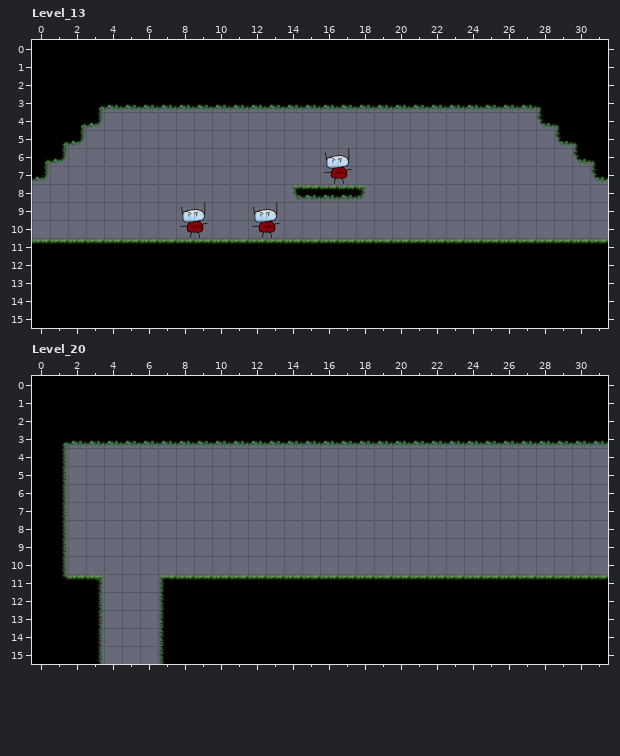
Two states of a LDtk project, assets/main.ldtk. Above is the file before it was changed.
Cells are 128x128 px. Shown: Level_13 x 0..31, y 0..15; Level_20 x 0..31, y 0..15. The commit also changed other parts of the map, which this record leaves out.
Once edited:
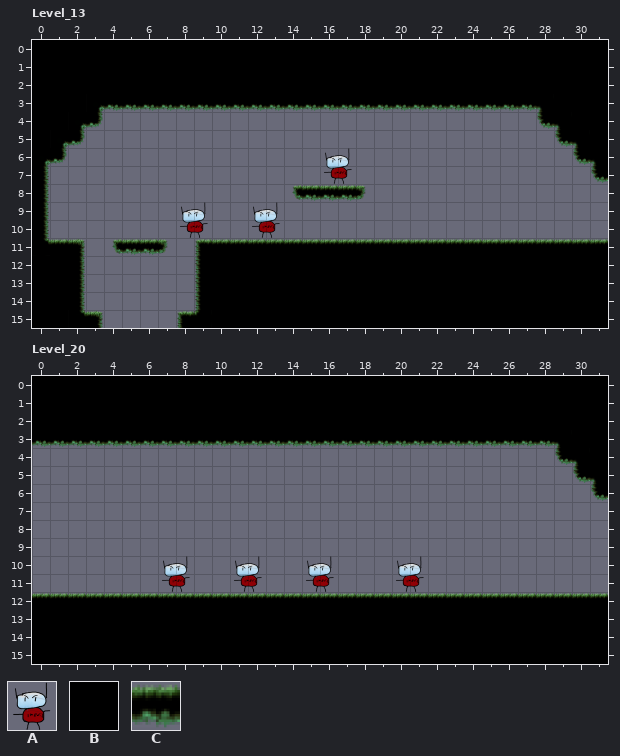
Key: from "Enemy": A 0; from "IntGrid": B 1 "Collision", C 3 "Platform".
_ is an empty cell, . an unchanged one.
Objects are placed by their top-left corner, in cells (3,4 is the top-left corner of cell 3,4); size is 1x1 cell unless given.
What changed:
--- layer "IntGrid", Level_13
@@ x 0..8 @@
- 8 _........
- 9 _........
-10 _........
-11 ...BBBBBB
-12 ...BBBBBB
-13 ...BBBBBB
-14 ...BBBBBB
-15 ....BBBB.
+ 8 B........
+ 9 B........
+10 B........
+11 ..._CCCC_
+12 ...______
+13 ...______
+14 ...______
+15 ....____.
--- layer "IntGrid", Level_20
@@ x 0..31 @@
- 4 BB...........................___
- 5 BB............................__
- 6 BB............................._
- 7 BB..............................
- 8 BB..............................
- 9 BB..............................
-10 BB..............................
-11 BBBB...BBBBBBBBBBBBBBBBBBBBBBBBB
-12 ....___.........................
-13 ....___.........................
-14 ....___.........................
-15 ....___.........................
+ 4 __...........................BBB
+ 5 __............................BB
+ 6 __.............................B
+ 7 __..............................
+ 8 __..............................
+ 9 __..............................
+10 __..............................
+11 ____..._________________________
+12 ....BBB.........................
+13 ....BBB.........................
+14 ....BBB.........................
+15 ....BBB.........................
--- layer "Entities", Level_20
+A "Enemy" at 7,10 size 2x2
+A "Enemy" at 11,10 size 2x2
+A "Enemy" at 15,10 size 2x2
+A "Enemy" at 20,10 size 2x2
